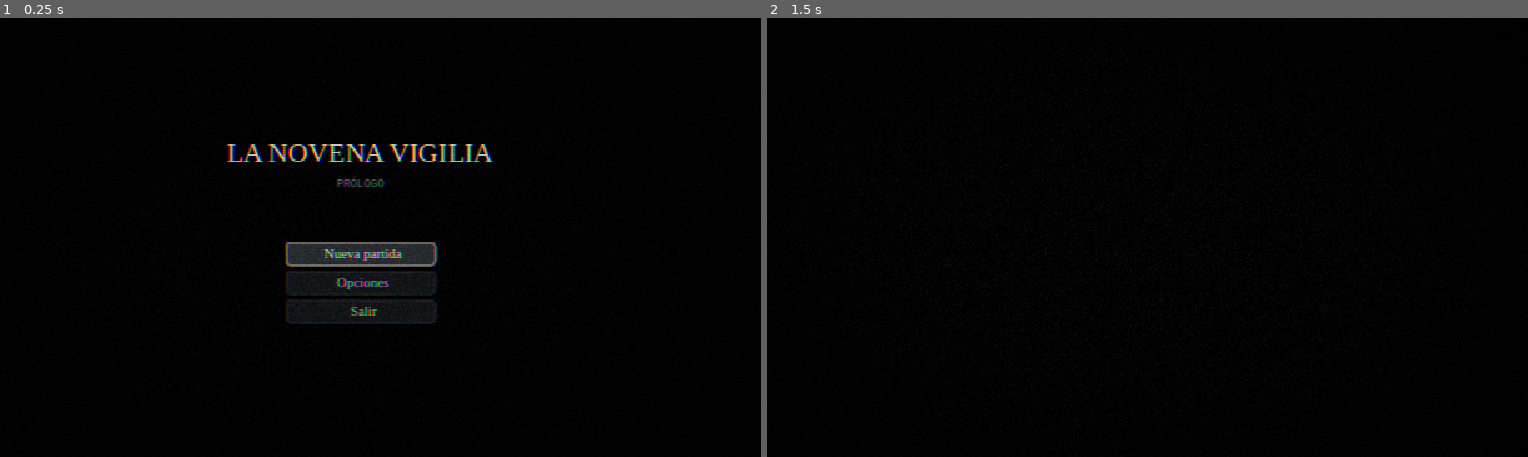
Above: before the commit, frames 1-2 (left to right).
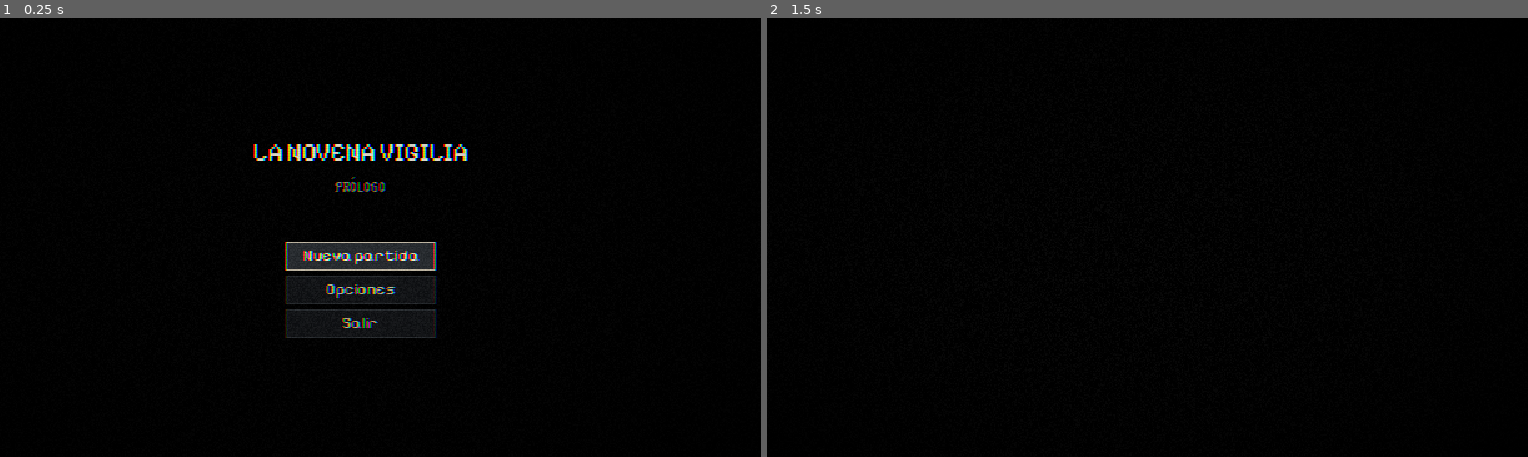
Above: after the commit, the same moments.

Repository: XanKeeTee/Proyecto-Angel
Game: Godot game, scene res://scenes/ui/title/title_screen.tscn
Same seed, same stepped clock (60 frames per second), same inputs: the game is played once before the commit and once after it.
Inputs (mouse positions are in pixels of both pictures, inside the frame that each line leads up to):
- Up to frame 1 (0.25 s): no input
- Up to frame 2 (1.5 s): click "Nueva partida" at 0.5 s; tap Enter (ui_accept) at 1.25 s; move the mouse to (1307, 219) at 1.27 s; hold D (move_right) from 1.28 s (still down); tap Tab (custody) at 1.35 s; click (1307, 219) at 1.42 s

The runs differ from the first frame. In frame 1, 2.7% of the frame differs, in the area x 29-66%, y 28-73%; in frame 2, nothing differs.

Commit message:
Añade fuentes pixel (Pixelify Sans, VT323, Patrick Hand) y las usa en UiStyle
Co-Authored-By: Claude Opus 5.5 <noreply@anthropic.com>
Claude-Session: https://claude.ai/code/session_01WKyERFFaLNz2p99vNDDW79

Diff:
--- a/scripts/ui/ui_style.gd
+++ b/scripts/ui/ui_style.gd
@@ -1,67 +1,137 @@
 class_name UiStyle
 extends RefCounted
 ## Identidad visual de la interfaz: oscura, industrial y médica.
-## Colores de la guía estética (docs/art/guia-estetica.md) y fuentes del sistema
-## mientras no haya fuentes pixel propias en assets/fonts/.
+## Colores de la guía estética (docs/art/guia-estetica.md).
+##
+## Fuentes pixel (licencia OFL, en assets/fonts/; créditos en docs/art/fuentes.md):
+## - `ui()`: Pixelify Sans. Menús, caja de mensajes, HUD, nombres y botones.
+## - `mono()`: VT323, de terminal. Fichas, datos, etiquetas y documentos mecanografiados.
+## - `hand()`: Patrick Hand. Notas escritas a mano.
+## Se importan sin antialias ni posición subpíxel (ver los .import) para que se vean nítidas
+## en la rejilla de 640x360. Usa los tamaños de abajo: son los que caen bien en la rejilla.
 
 const BONE: Color = Color("e8e1d3")
 const BONE_DIM: Color = Color("bfb6a3")
-const ASH: Color = Color("7a7468")
+const ASH: Color = Color("8a8376")
 const INK: Color = Color("1c1a1e")
 const STEEL_DARK: Color = Color("16181b")
 const STEEL: Color = Color("2b2f33")
 const STEEL_LIGHT: Color = Color("4a5056")
 const RUST: Color = Color("7a4a30")
-const BLOOD: Color = Color("8e2a2a")
+const BLOOD: Color = Color("b03a34")
 const SICK_GREEN: Color = Color("9cb85a")
+const AMBER: Color = Color("d0a24a")
 const PAPER: Color = Color("cfc6b0")
 const PAPER_DARK: Color = Color("a89f88")
-
-static var _serif: SystemFont
-static var _mono: SystemFont
-static var _hand: SystemFont
-
-
+const PAPER_INK: Color = Color("2a2620")
+
+const FONT_UI: String = "res://assets/fonts/pixelify_sans/PixelifySans.ttf"
+const FONT_MONO: String = "res://assets/fonts/vt323/VT323-Regular.ttf"
+const FONT_HAND: String = "res://assets/fonts/patrick_hand/PatrickHand-Regular.ttf"
+
+## Tamaños de `ui()`.
+const SIZE_SMALL: int = 11
+const SIZE_TEXT: int = 13
+const SIZE_LARGE: int = 16
+## Títulos: 20 px es el doble de la rejilla de Pixelify Sans (cada píxel de la letra son 2).
+const SIZE_TITLE: int = 20
+## Tamaños de `mono()` (VT323 es estrecha y baja: 16 se lee como un 11).
+const MONO_SMALL: int = 14
+const MONO_TEXT: int = 16
+const MONO_LARGE: int = 32
+## Tamaño de `hand()`.
+const HAND_TEXT: int = 16
+
+static var _ui: Font
+static var _ui_bold: Font
+static var _mono: Font
+static var _hand: Font
+
+
+## Fuente de la interfaz. La primera vez la instala también como fuente por defecto
+## (tooltips, casillas de verificación y cualquier control sin estilo propio).
+static func ui() -> Font:
+	if _ui == null:
+		_ui = _load_font(FONT_UI)
+		ThemeDB.fallback_font = _ui
+		ThemeDB.fallback_font_size = SIZE_TEXT
+	return _ui
+
+
+## Interfaz en negrita (títulos y nombres).
+static func ui_bold() -> Font:
+	if _ui_bold == null:
+		var v: FontVariation = FontVariation.new()
+		v.base_font = ui()
+		v.variation_opentype = {TextServerManager.get_primary_interface().name_to_tag("wght"): 700}
+		_ui_bold = v
+	return _ui_bold
+
+
+## Antes había una fuente con serifa del sistema; ahora todo usa `ui()`. Se mantiene por compatibilidad.
 static func serif() -> Font:
-	if _serif == null:
-		_serif = SystemFont.new()
-		_serif.font_names = ["Georgia", "Times New Roman", "Liberation Serif", "DejaVu Serif", "serif"]
-	return _serif
-
-
-## Máquina de escribir: documentos mecanografiados, etiquetas y fichas.
+	return ui()
+
+
+## Máquina de escribir / terminal: documentos mecanografiados, etiquetas, fichas y datos.
 static func mono() -> Font:
 	if _mono == null:
-		_mono = SystemFont.new()
-		_mono.font_names = ["Courier New", "Liberation Mono", "DejaVu Sans Mono", "monospace"]
+		_mono = _load_font(FONT_MONO)
 	return _mono
 
 
 ## Letra a mano: notas.
 static func hand() -> Font:
 	if _hand == null:
-		_hand = SystemFont.new()
-		_hand.font_names = ["Segoe Print", "Comic Sans MS", "Bradley Hand", "serif"]
+		_hand = _load_font(FONT_HAND)
 	return _hand
 
 
-static func label(text: String, size: int = 11, color: Color = BONE, font: Font = null) -> Label:
+## Ajusta un tamaño pedido al más cercano que se lee bien con esa fuente (nunca más pequeño
+## que el mínimo legible). Así el código antiguo con tamaños de 7-9 px sigue siendo legible.
+static func fit_size(font: Font, size: int) -> int:
+	if font == mono():
+		if size <= 15:
+			return MONO_SMALL if size <= 9 else MONO_TEXT
+		return MONO_LARGE if size >= 28 else maxi(size, MONO_TEXT)
+	if font == hand():
+		return maxi(size, HAND_TEXT - 2)
+	if size <= 11:
+		return SIZE_SMALL
+	if size <= 14:
+		return SIZE_TEXT
+	if size <= 17:
+		return SIZE_LARGE
+	return SIZE_TITLE if size <= 22 else size
+
+
+static func label(text: String, size: int = SIZE_TEXT, color: Color = BONE, font: Font = null) -> Label:
 	var l: Label = Label.new()
+	var f: Font = font if font != null else ui()
 	l.text = text
-	l.add_theme_font_override("font", font if font != null else serif())
-	l.add_theme_font_size_override("font_size", size)
+	l.add_theme_font_override("font", f)
+	l.add_theme_font_size_override("font_size", fit_size(f, size))
 	l.add_theme_color_override("font_color", color)
+	l.add_theme_constant_override("line_spacing", 1)
 	return l
 
 
-## Panel metálico con borde fino y remaches en las esquinas (los dibuja `PanelFrame`).
+## Sombra de 1 px bajo el texto (para textos sobre la imagen del juego).
+static func add_shadow(l: Label) -> void:
+	l.add_theme_color_override("font_shadow_color", Color(0, 0, 0, 0.85))
+	l.add_theme_constant_override("shadow_offset_x", 1)
+	l.add_theme_constant_override("shadow_offset_y", 1)
+
+
+## Panel metálico con borde fino.
 static func steel_box(bg: Color = STEEL_DARK, border: Color = STEEL_LIGHT, alpha: float = 0.94) -> StyleBoxFlat:
 	var s: StyleBoxFlat = StyleBoxFlat.new()
 	s.bg_color = Color(bg, alpha)
 	s.border_color = border
 	s.set_border_width_all(1)
-	s.set_corner_radius_all(2)
-	s.set_content_margin_all(6)
+	s.set_corner_radius_all(0)
+	s.anti_aliasing = false
+	s.set_content_margin_all(8)
 	return s
 
 
@@ -70,47 +140,88 @@
 	s.bg_color = PAPER
 	s.border_color = PAPER_DARK
 	s.set_border_width_all(1)
-	s.set_content_margin_all(12)
+	s.set_content_margin_all(14)
 	s.shadow_color = Color(0, 0, 0, 0.6)
 	s.shadow_size = 4
+	s.anti_aliasing = false
 	return s
 
 
-static func button(text: String) -> Button:
+static func button(text: String, size: int = SIZE_TEXT) -> Button:
 	var b: Button = Button.new()
 	b.text = text
 	b.focus_mode = Control.FOCUS_ALL
-	b.add_theme_font_override("font", serif())
-	b.add_theme_font_size_override("font_size", 11)
+	b.add_theme_font_override("font", ui())
+	b.add_theme_font_size_override("font_size", fit_size(ui(), size))
 	b.add_theme_color_override("font_color", BONE_DIM)
 	b.add_theme_color_override("font_hover_color", BONE)
 	b.add_theme_color_override("font_focus_color", BONE)
-	b.add_theme_color_override("font_disabled_color", ASH)
+	b.add_theme_color_override("font_pressed_color", BONE)
+	b.add_theme_color_override("font_disabled_color", Color(ASH, 0.7))
+	b.add_theme_constant_override("icon_max_width", 32)
 	var normal: StyleBoxFlat = steel_box(STEEL_DARK, STEEL, 0.9)
-	normal.set_content_margin_all(3)
-	normal.content_margin_left = 8
+	_button_margins(normal)
 	var hover: StyleBoxFlat = steel_box(STEEL, BONE_DIM, 0.95)
-	hover.set_content_margin_all(3)
-	hover.content_margin_left = 8
+	_button_margins(hover)
+	var disabled: StyleBoxFlat = steel_box(STEEL_DARK, Color(STEEL, 0.6), 0.6)
+	_button_margins(disabled)
 	b.add_theme_stylebox_override("normal", normal)
 	b.add_theme_stylebox_override("hover", hover)
 	b.add_theme_stylebox_override("focus", hover)
 	b.add_theme_stylebox_override("pressed", hover)
-	b.add_theme_stylebox_override("disabled", normal)
+	b.add_theme_stylebox_override("disabled", disabled)
 	return b
 
 
 ## Barra fina (constantes, batería).
-static func bar(color: Color) -> ProgressBar:
+static func bar(color: Color, width: float = 90.0) -> ProgressBar:
 	var p: ProgressBar = ProgressBar.new()
 	p.show_percentage = false
-	p.custom_minimum_size = Vector2(80, 5)
+	p.custom_minimum_size = Vector2(width, 6)
 	var bg: StyleBoxFlat = StyleBoxFlat.new()
 	bg.bg_color = Color(0, 0, 0, 0.6)
 	bg.border_color = STEEL_LIGHT
 	bg.set_border_width_all(1)
+	bg.anti_aliasing = false
 	var fill: StyleBoxFlat = StyleBoxFlat.new()
 	fill.bg_color = color
+	fill.anti_aliasing = false
 	p.add_theme_stylebox_override("background", bg)
 	p.add_theme_stylebox_override("fill", fill)
 	return p
+
+
+## Aplica las fuentes y colores a un deslizador o casilla de opciones (controles sin `button()`).
+static func style_control(c: Control) -> void:
+	c.add_theme_font_override("font", ui())
+	c.add_theme_font_size_override("font_size", SIZE_TEXT)
+	c.add_theme_color_override("font_color", BONE_DIM)
+	c.add_theme_color_override("font_hover_color", BONE)
+	c.add_theme_color_override("font_focus_color", BONE)
+	c.add_theme_color_override("font_pressed_color", BONE)
+
+
+## Triángulo pequeño (las fuentes pixel no traen ▶ ▼): `dir` es hacia dónde apunta.
+static func draw_arrow(ci: CanvasItem, center: Vector2, dir: Vector2, size: float, color: Color) -> void:
+	var d: Vector2 = dir.normalized()
+	var side: Vector2 = Vector2(-d.y, d.x)
+	ci.draw_colored_polygon(PackedVector2Array([
+		center + d * size, center - d * size + side * size, center - d * size - side * size,
+	]), color)
+
+
+static func _load_font(path: String) -> Font:
+	var f: Font = load(path) as Font
+	if f == null:
+		push_warning("Falta la fuente " + path)
+		var sys: SystemFont = SystemFont.new()
+		sys.antialiasing = TextServer.FONT_ANTIALIASING_NONE
+		return sys
+	return f
+
+
+static func _button_margins(s: StyleBoxFlat) -> void:
+	s.content_margin_top = 3
+	s.content_margin_bottom = 4
+	s.content_margin_left = 8
+	s.content_margin_right = 8
Not shown, added: assets/fonts/patrick_hand/OFL.txt
Binary file added: assets/fonts/patrick_hand/PatrickHand-Regular.ttf
Not shown, added: assets/fonts/patrick_hand/PatrickHand-Regular.ttf.import
Not shown, added: assets/fonts/pixelify_sans/OFL.txt
Binary file added: assets/fonts/pixelify_sans/PixelifySans.ttf
Not shown, added: assets/fonts/pixelify_sans/PixelifySans.ttf.import
Not shown, added: assets/fonts/vt323/OFL.txt
Binary file added: assets/fonts/vt323/VT323-Regular.ttf
Not shown, added: assets/fonts/vt323/VT323-Regular.ttf.import
Renamed: data/items/awl.tres -> data/weapons/awl.tres
Renamed: data/items/iron_bar.tres -> data/weapons/iron_bar.tres
Renamed: data/items/knife.tres -> data/weapons/knife.tres
